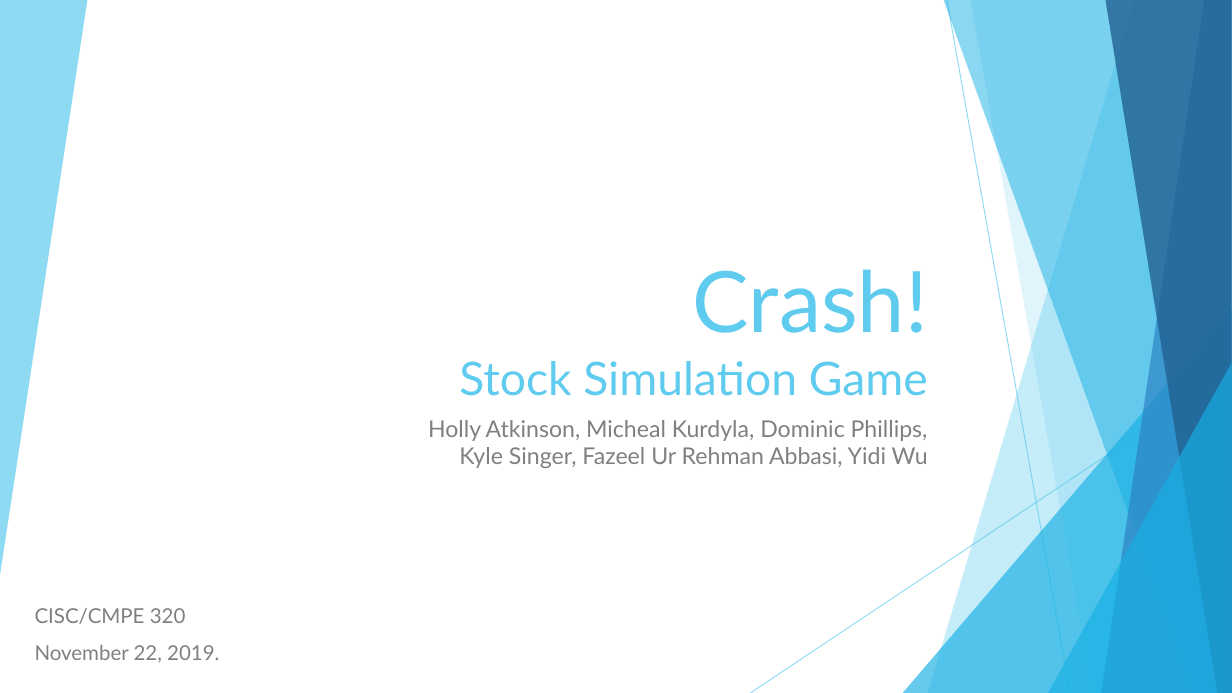
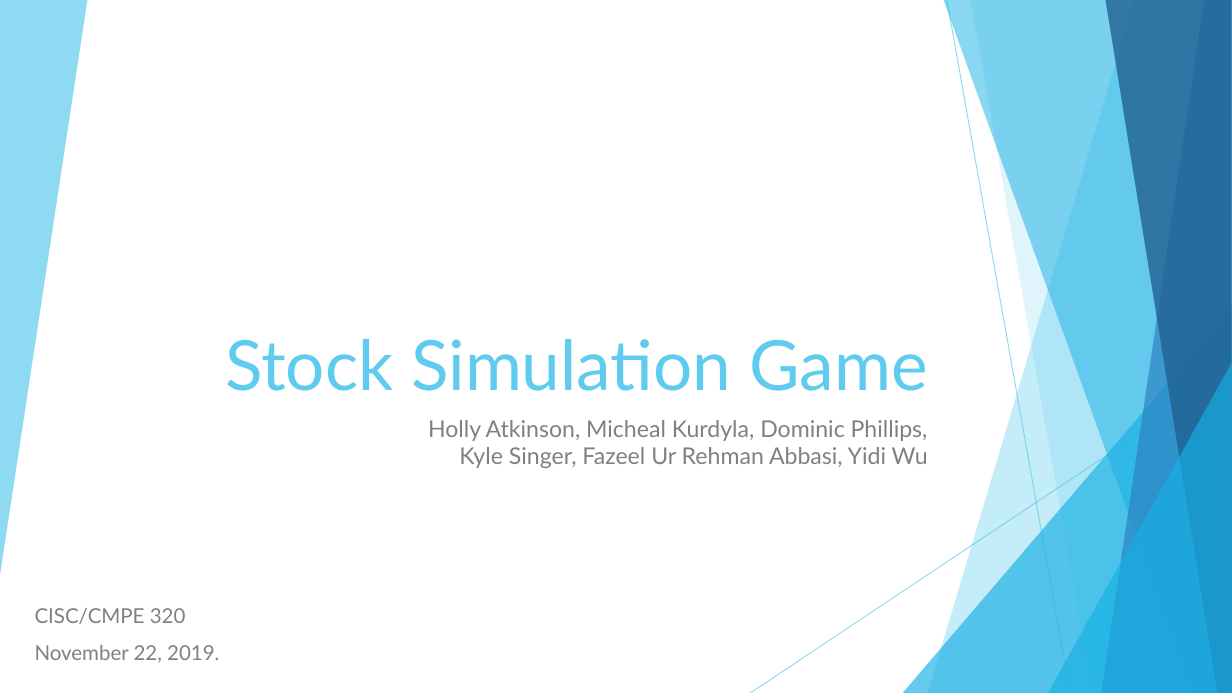
Before and after one commit to fazeelabbasi/CRASH, a slide deck: slide 1 of docs/CMPE 320 Final Group Presentation.pptx. Drawn at 1232x693 pixels with LibreOffice and Linux fonts; fonts in the diff are those of the drawing. Boxes give left, top, right and bottom in pixels: in the first picture for what was removed or moved away, otherwise in the second. Text is boxed around its words. In the diff, an @@ line names an element or a change of style, - is before the commit and + after.

```diff
--- a/docs/CMPE 320 Final Group Presentation.pptx
+++ b/docs/CMPE 320 Final Group Presentation.pptx
@@ title at (225,339,927,391): text changed; size 36 to 54 pt @@
-Crash!
-Stock Simulation Game
+Stock Simulation Game
```
Also in this commit, not shown: 5 other slides changed, 3 slides added, 2 slides removed, 5 other files.
